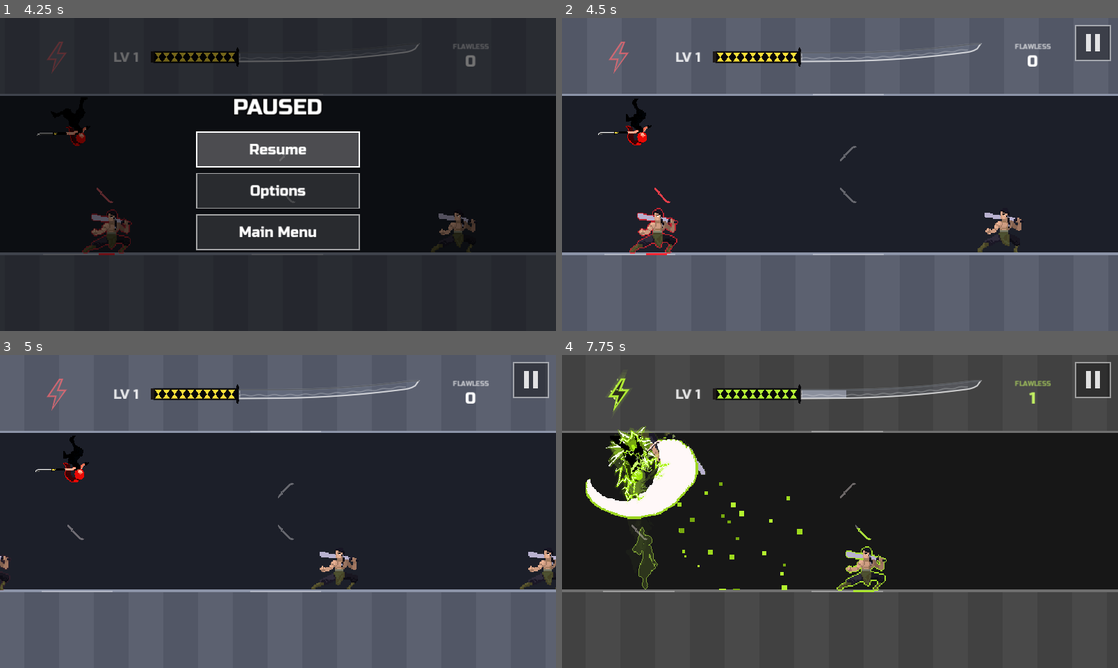
Above: before the commit, frames 1-4 (two rows, left to right).
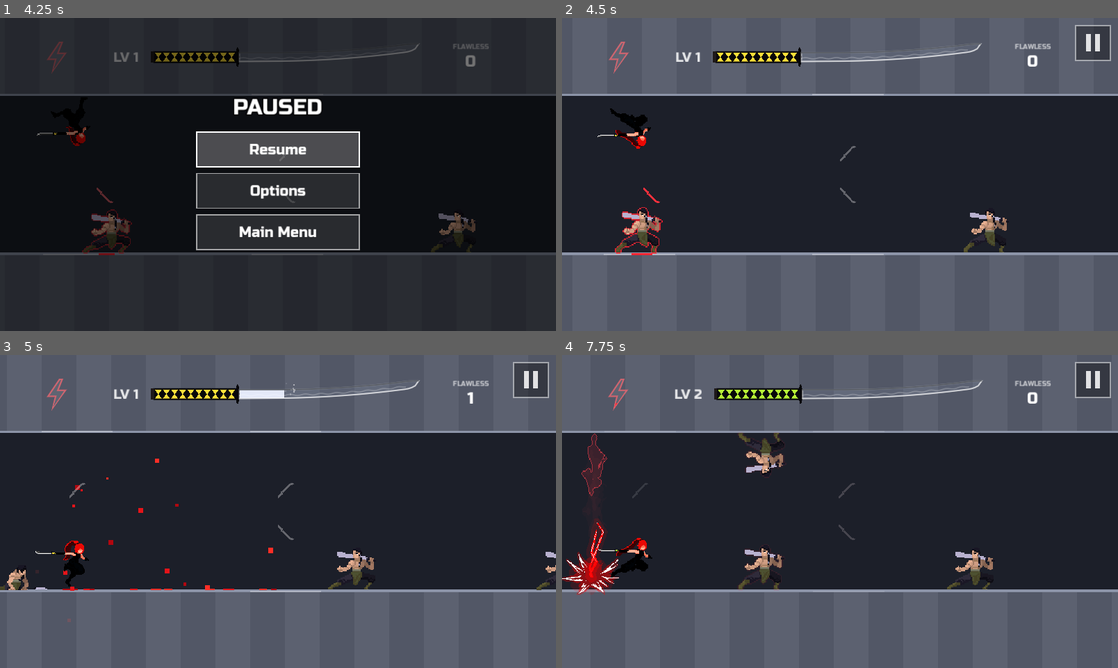
Above: after the commit, the same moments.

Repository: fredsbreads/game-off
Game: Godot game, scene res://scenes/main.tscn
Two runs of this game, one before a commit and one after it. Both use one fixed random seed, a clock stepped at 60 frames per second and the inputs below. Sound files missing from this copy of the repository are replaced by a short silence.
Inputs (mouse positions are in pixels of both pictures, inside the frame that each line leads up to):
- Up to frame 1 (4.25 s): tap Enter at 0.5, 0.8, 1.35 s; move the mouse to (400, 158) at 0.52 s; hold Right 0.53-1.28 s; hold Shift 0.53-1.28 s; click (400, 158) at 0.67 s; tap Space at 0.77, 1.07, 1.52, 1.82, 3.02, 3.05, 3.32, 3.6, 3.77, 4.07 s; move the mouse to (166, 190) at 1.27 s; hold Down 1.28-2.03 s; click (166, 190) at 1.42 s; tap Keypad Enter at 1.55, 2.1 s; move the mouse to (333, 105) at 2.02 s; hold Right 2.03-2.78 s; click (333, 105) at 2.17 s; tap L at 2.3, 2.85 s; move the mouse to (250, 237) at 2.77 s; hold K (tp_forward) 2.78-3.53 s; click (250, 237) at 2.92 s; move the mouse to (444, 221) at 3.52 s; hold Left from 3.53 s (still down); hold Shift from 3.53 s (still down); click (444, 221) at 3.67 s; tap P (pause) at 4.15 s
- Up to frame 2 (4.5 s): keep holding Left; move the mouse to (673, 127) at 4.27 s; release Shift at 4.28 s; tap J (tp_vertical) at 4.35 s; click (673, 127) at 4.42 s
- Up to frame 3 (5 s): keep holding Left; tap Space at 4.52, 4.82 s; tap Enter at 4.55 s
- Up to frame 4 (7.75 s): move the mouse to (867, 511) at 5.02 s; release Left at 5.03 s; hold Down 5.03-5.78 s; hold Shift 5.03-5.78 s; click (867, 511) at 5.17 s; tap Keypad Enter at 5.3, 6.6 s; move the mouse to (756, 433) at 5.77 s; hold Right 5.78-6.53 s; tap Enter at 5.85 s; click (756, 433) at 5.92 s; tap Space at 6.02, 6.32, 6.77, 6.8, 7.07, 7.52 s; tap L at 6.05 s; move the mouse to (962, 495) at 6.52 s; hold K (tp_forward) 6.53-7.28 s; click (962, 495) at 6.67 s; move the mouse to (728, 527) at 7.27 s; hold Right from 7.28 s (still down); tap C at 7.35 s; click (728, 527) at 7.42 s; tap Shift at 7.55 s

Frame 1 is identical in both runs. In frame 2, 1.9% of the frame differs, in the area x 6-83%, y 24-76%; in frame 3, 2.5%; in frame 4, 56%, in the area x 0-100%, y 0-100%.

Commit message:
Menus: the Shift keys, J and K work like Left/Right everywhere
The title screen and pause screen press the picked button on any
teleport key, including both Shifts (read from the key's code when the
browser gives no physical code). In Options, J / A / Left Shift step a
value back and K / D / Right Shift step it on.

Diff:
--- a/scripts/main.gd
+++ b/scripts/main.gd
@@ -410,10 +410,12 @@
 		get_viewport().set_input_as_handled()
 		var pick := ""
 		if event is InputEventKey and event.pressed and not event.echo:
-			match event.physical_keycode:
+			var code: int = event.physical_keycode if event.physical_keycode != 0 else event.keycode
+			match code:
 				KEY_UP, KEY_W: hud.pause_move(-1)
 				KEY_DOWN, KEY_S: hud.pause_move(1)
-				KEY_LEFT, KEY_RIGHT, KEY_A, KEY_D, KEY_ENTER, KEY_KP_ENTER, KEY_SPACE: pick = hud.pause_selected()
+				# Left/Right and the other teleport keys (J, K, A, D, Shifts) press it.
+				KEY_LEFT, KEY_RIGHT, KEY_A, KEY_D, KEY_J, KEY_K, KEY_SHIFT, KEY_ENTER, KEY_KP_ENTER, KEY_SPACE: pick = hud.pause_selected()
 				KEY_P, KEY_ESCAPE: pick = "resume"
 		elif (event is InputEventScreenTouch or event is InputEventMouseButton) and event.pressed:
 			pick = hud.pause_button_at(_screen_pos(event))
--- a/scripts/main_menu.gd
+++ b/scripts/main_menu.gd
@@ -114,7 +114,9 @@
 func handle(event: InputEvent, pos: Vector2) -> String:
 	var ids := _buttons()
 	if event is InputEventKey:
-		match event.physical_keycode:
+		# (physical code, or the key's code where the browser gives none)
+		var code: int = event.physical_keycode if event.physical_keycode != 0 else event.keycode
+		match code:
 			KEY_UP:
 				_keyboard = true
 				_selected = posmod(_selected - 1, ids.size())
--- a/scripts/options_menu.gd
+++ b/scripts/options_menu.gd
@@ -7,7 +7,8 @@
 ##
 ## Tap a row's value (or the row) to step it: the left part steps back, the
 ## rest steps on. Keys: Up/Down (W/S) pick a row, Left/Right (A/D) change it,
-## Enter/Space steps it or presses it, Esc/O/P go back.
+## Enter/Space steps it or presses it, Esc/O/P go back. The teleport keys
+## work like Left/Right (J, A, Left Shift; K, D, Right Shift).
 
 signal closed
 ## A setting just changed (main plays a sound to preview the sound volume).
@@ -70,11 +71,16 @@
 func handle(event: InputEvent, pos: Vector2) -> void:
 	if event is InputEventKey:
 		_keyboard = true
-		match event.physical_keycode:
+		var code: int = event.physical_keycode if event.physical_keycode != 0 else event.keycode
+		# The teleport keys work like Left/Right: J, A, Left Shift step back;
+		# K, D, Right Shift step on.
+		var left_shift: bool = code == KEY_SHIFT and event.location == KEY_LOCATION_LEFT
+		match code:
 			KEY_UP, KEY_W: _selected = posmod(_selected - 1, _rows.size())
 			KEY_DOWN, KEY_S: _selected = posmod(_selected + 1, _rows.size())
-			KEY_LEFT, KEY_A: _step(_selected, -1)
-			KEY_RIGHT, KEY_D, KEY_ENTER, KEY_KP_ENTER, KEY_SPACE: _step(_selected, 1)
+			KEY_LEFT, KEY_A, KEY_J: _step(_selected, -1)
+			KEY_SHIFT: _step(_selected, -1 if left_shift else 1)
+			KEY_RIGHT, KEY_D, KEY_K, KEY_ENTER, KEY_KP_ENTER, KEY_SPACE: _step(_selected, 1)
 			KEY_ESCAPE, KEY_O, KEY_P, KEY_BACKSPACE: close()
 		queue_redraw()
 		return
